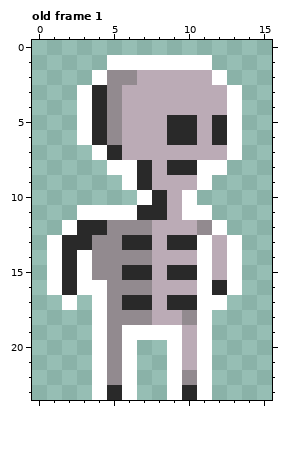
Pixel-art file: Assets/Sprites/skeleton.aseprite. The picture above is the old version.
16x24 pixels, 1 frame. Shown: old frame 1. The commit also changed other frames, which this record leaves out.
Now the later version:
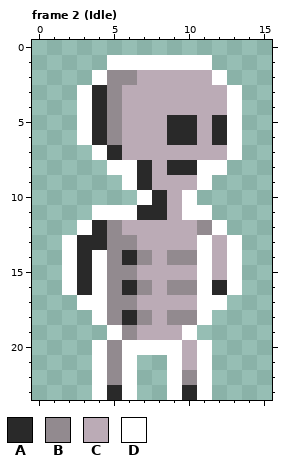
Palette (. is transparent): A #292929  B #928a8f  C #bbabb6  D #ffffff
A new or re-ordered frame is compared with the old frame closest to it.
The edit:
frames 1 -> 7
Changed rows in their new state; - is an unchanged pixel.
Frame 2 (Idle) is new; against old frame 1:
first column x 1:
11 --.--------
12 -.D--CC----
13 .D-A-BC-CC-
14 .DAD-A--BB-
15 .DAD-BC-CC-
16 .DA--A--BB-
17 -.D--BC-CC-
18 -----A--B--
19 ---.DBCCCD.
20 ------DD---
Where, in picture pixels (left, top, right, bottom), the same in both pictures:
changed: (47, 205, 212, 355)
